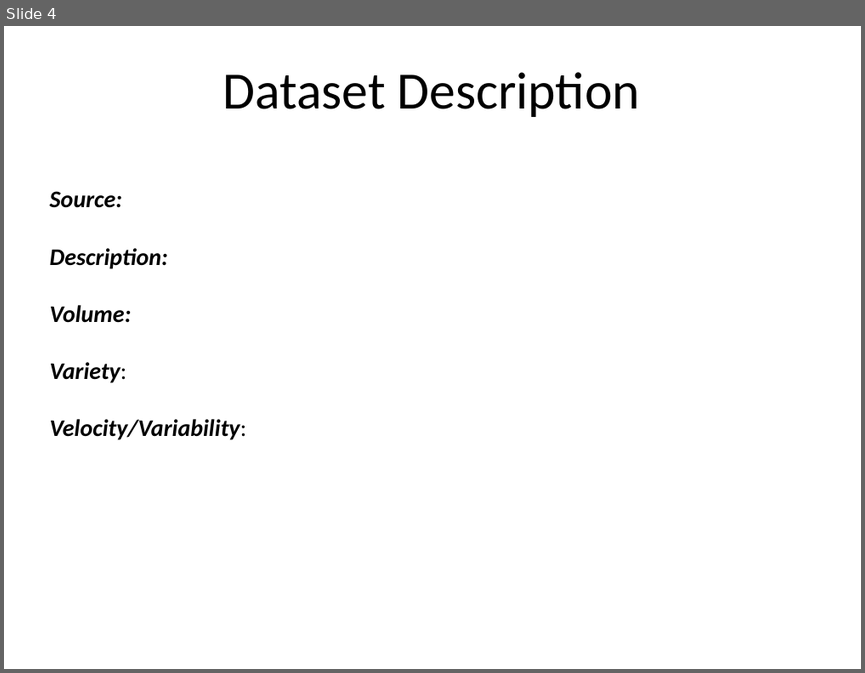
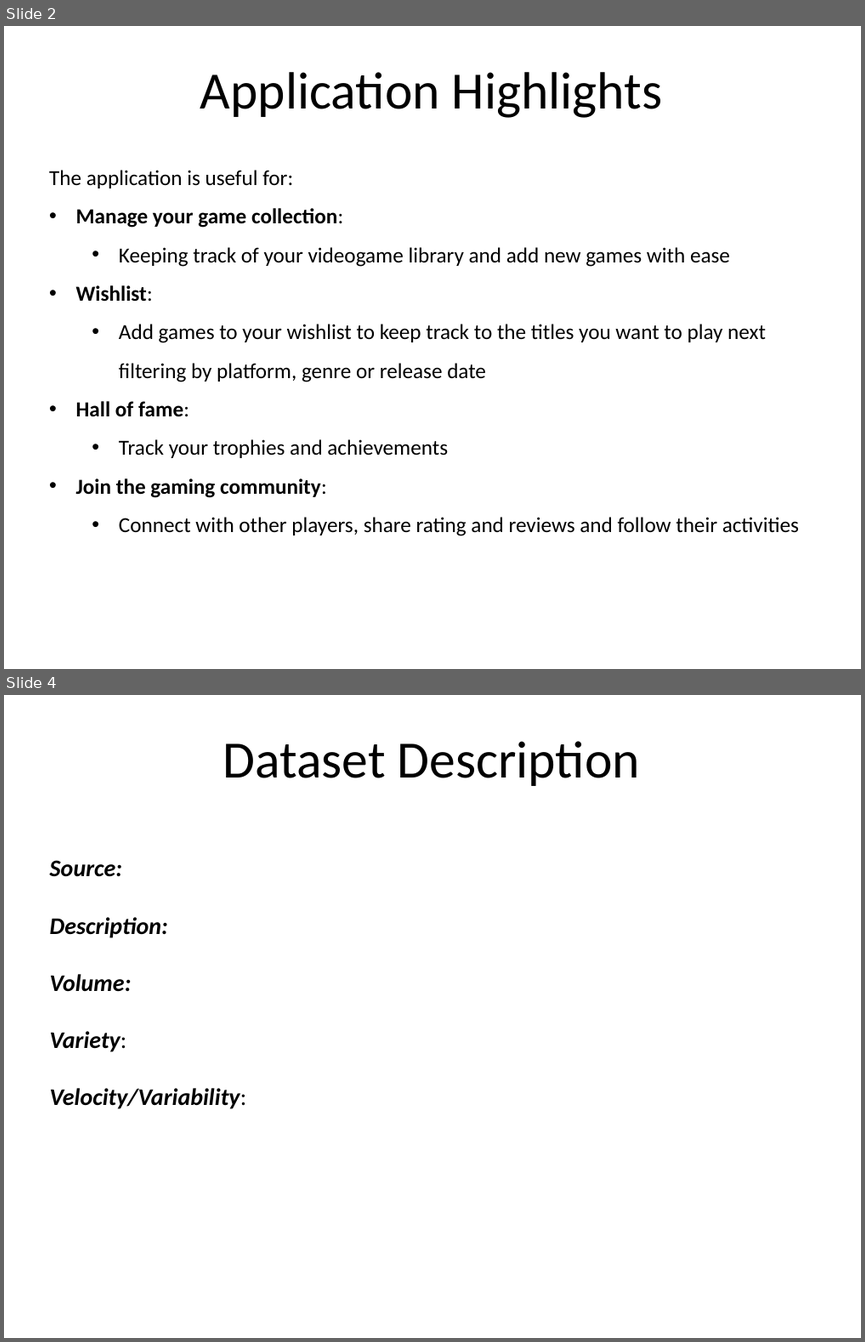
Before and after one commit to lorenzoceccanti/pixelindex, a slide deck: Preliminary Presentation.pptx. Shown one above the other, each under a label of ours: slide 4 before the commit, slides 2 and 4 after it; the slides between them are not shown. The pictures are 865x673 and 865x1342 pixels, drawn with LibreOffice and Linux fonts; fonts in the diff are those of the drawing; background and template pictures are left out. Boxes give left, top, right and bottom in pixels: in the first picture for what was removed or moved away, otherwise in the second. Text is boxed around its words. In the diff, an @@ line names an element or a change of style, - is before the commit and + after.

```diff
--- a/Preliminary Presentation.pptx
+++ b/Preliminary Presentation.pptx
@@ slide 2 added at (4,26,861,669), background #FFFFFF @@
@@ title added at (200,72,662,118), 44 pt, text #000000 @@
+Application Highlights
@@ text added at (49,170,799,536), 18 pt, text #000000 @@
+The application is useful for:
+• Manage your game collection:
+  • Keeping track of your videogame library and add new games with ease
+• Wishlist:
+  • Add games to your wishlist to keep track to the titles you want to play next filtering by platform, genre or release date
+• Hall of fame:
+  • Track your trophies and achievements
+• Join the gaming community:
+  • Connect with other players, share rating and reviews and follow their activities
```
Also in this commit, not shown: 5 slides changed, 1 other slide added, 3 slides removed.
